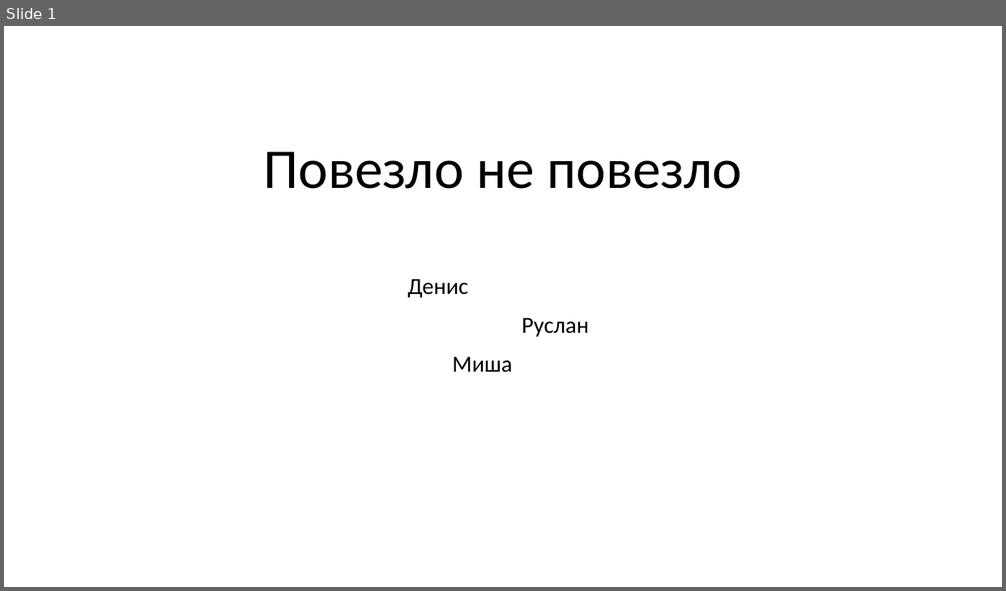
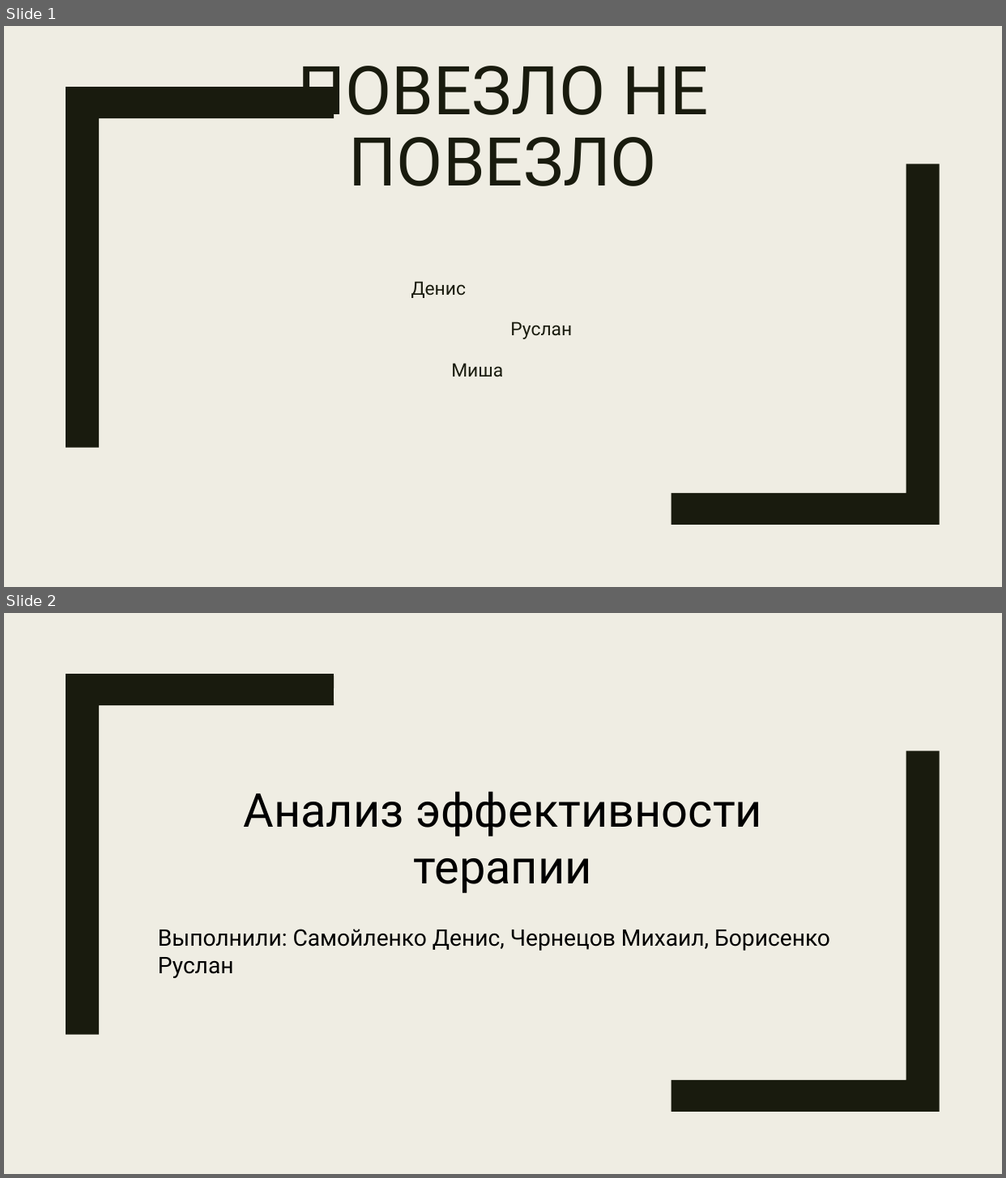
Before and after one commit to Deymos01/packages-final-project, a slide deck: data_visualization/project.pptx. Shown one above the other, each under a label of ours: slide 1 before the commit, slides 1 and 2 after it. The pictures are 1006x591 and 1006x1178 pixels, drawn with LibreOffice and Linux fonts; fonts in the diff are those of the drawing. Boxes give left, top, right and bottom in pixels: in the first picture for what was removed or moved away, otherwise in the second. Text is boxed around its words. In the diff, an @@ line names an element or a change of style, - is before the commit and + after.

```diff
--- a/data_visualization/project.pptx
+++ b/data_visualization/project.pptx
@@ slide 2 added at bbox=[4, 613, 1002, 1174], background #EFEDE3; not listed: 2 template elements that a slide beside it also shows @@
@@ text added at bbox=[243, 791, 762, 893], 45 pt, text #000000 @@
+Анализ эффективности терапии
@@ text added at bbox=[158, 929, 830, 978], 22 pt, text #000000 @@
+Выполнили: Самойленко Денис, Чернецов Михаил, Борисенко Руслан
@@ slide 1 changed as well @@
@@ background #FFFFFF to #EFEDE3 @@
@@ title at bbox=[297, 66, 709, 186]: text changed; size 54 to 64.8 pt; font Calibri to Roboto; text colour #000000 to #191B0E @@
-Повезло не повезло
+ПОВЕЗЛО НЕ ПОВЕЗЛО
@@ freeform shape added at bbox=[66, 87, 334, 447], fill #191B0E @@
@@ freeform shape added at bbox=[671, 164, 940, 525], fill #191B0E @@
@@ subtitle "Денис Руслан Миша" at bbox=[411, 281, 572, 377]: size 22.2 to 17.8 pt, font Calibri to Roboto, text colour #000000 to #191B0E; line spacing 0.7 to 0.92; less space between paragraphs @@
```
Also in this commit, not shown: 3 other slides changed, 9 other slides added, 1 slide removed.
